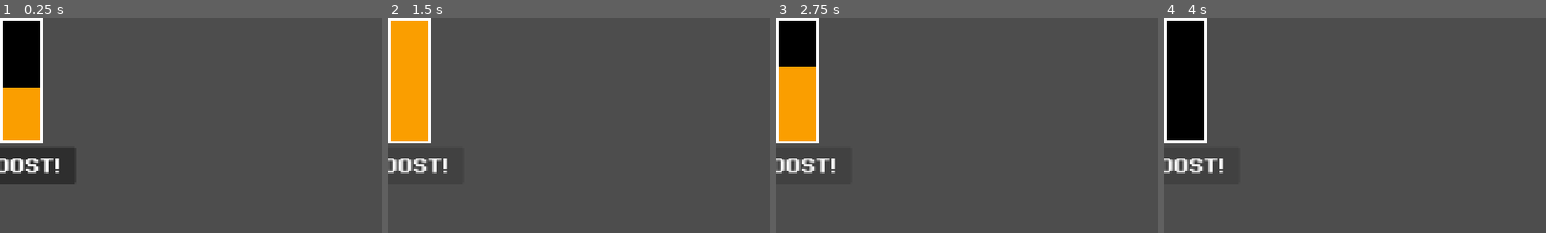
Above: before the commit, frames 1-4 (left to right).
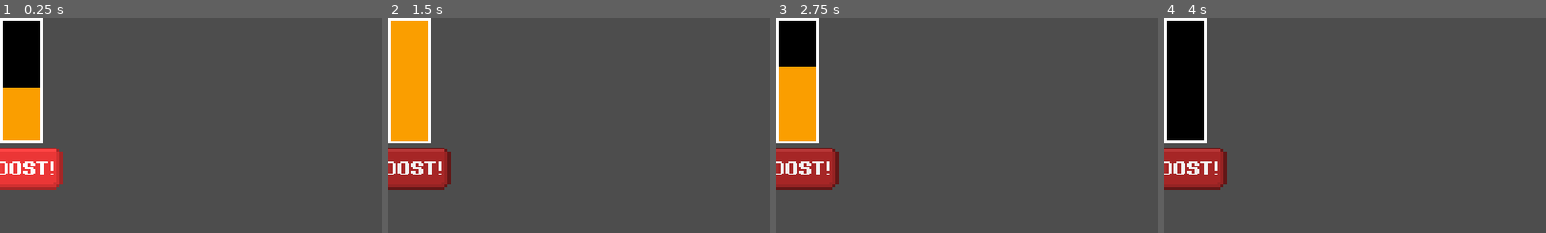
Above: after the commit, the same moments.

Repository: DuneRanger/Very-Serious-GameJam-2026
Game: Godot game, scene res://scenes/game/game_scene/boost_bar/boost_bar.tscn
Two runs of this game, one before a commit and one after it. Both use one fixed random seed, a clock stepped at 60 frames per second and the inputs below. This scene is started directly instead of the project's main scene.
Inputs:
- Up to frame 1 (0.25 s): no input
- Up to frame 2 (1.5 s): click "BOOST!" at 0.5 s; click "BOOST!" at 1.25 s
- Up to frame 3 (2.75 s): click "BOOST!" at 2 s
- Up to frame 4 (4 s): no input
The pictures show only the part of the screen within x 0-50%, y 0-50%; the shares and areas given below are measured in that part.

The runs differ from the first frame. In frame 1, 3.6% of the frame differs, in the area x 0-20%, y 60-80%; in frame 2, 3.1%; in frame 3, 3.1%; in frame 4, 3.1%.

Commit message:
Reorganised folders + added custom button

Diff:
--- a/project.godot
+++ b/project.godot
@@ -13,7 +13,7 @@
 config/name="Very serious roulette game"
 run/main_scene="uid://03e3sabpwkkf"
 config/features=PackedStringArray("4.6", "GL Compatibility")
-config/icon="res://icon.svg"
+config/icon="res://assets/textures/UI/icon.svg"
 
 [audio]
 
@@ -26,12 +26,17 @@
 window/stretch/mode="canvas_items"
 window/stretch/aspect="expand"
 
+[gui]
+
+fonts/name="Very serious "
+
 [physics]
 
 3d/physics_engine="Jolt Physics"
 
 [rendering]
 
+textures/canvas_textures/default_texture_filter=0
 rendering_device/driver.windows="d3d12"
 renderer/rendering_method="gl_compatibility"
 renderer/rendering_method.mobile="gl_compatibility"
--- a/scenes/game/game_scene/boost_bar/boost_bar.tscn
+++ b/scenes/game/game_scene/boost_bar/boost_bar.tscn
@@ -1,7 +1,10 @@
 [gd_scene format=3 uid="uid://bt8dbkjq4nc07"]
 
 [ext_resource type="Script" uid="uid://bunvqjvj7wk3c" path="res://scenes/game/game_scene/boost_bar/boost_bar.gd" id="1_jkqmw"]
+[ext_resource type="Texture2D" uid="uid://cvc70jnauhlmx" path="res://assets/textures/UI/Button.png" id="2_bdtx4"]
 [ext_resource type="FontFile" uid="uid://d0mkojug0pvql" path="res://assets/fonts/PixeloidSans-Bold.otf" id="2_dkw5f"]
+[ext_resource type="Texture2D" uid="uid://bfew31gwarq5w" path="res://assets/textures/UI/ButtonPressed.png" id="4_o21ja"]
+[ext_resource type="Texture2D" uid="uid://wt3wpr6fyrj5" path="res://assets/textures/UI/ButtonHover.png" id="5_owshq"]
 
 [sub_resource type="Animation" id="Animation_kbc8h"]
 length = 0.001
@@ -39,6 +42,15 @@
 &"RESET": SubResource("Animation_kbc8h"),
 &"boost_bar_anim": SubResource("Animation_m8ps1")
 }
+
+[sub_resource type="StyleBoxTexture" id="StyleBoxTexture_bdtx4"]
+texture = ExtResource("2_bdtx4")
+
+[sub_resource type="StyleBoxTexture" id="StyleBoxTexture_y1wug"]
+texture = ExtResource("4_o21ja")
+
+[sub_resource type="StyleBoxTexture" id="StyleBoxTexture_jmoeh"]
+texture = ExtResource("5_owshq")
 
 [node name="boost_bar" type="Node2D" unique_id=917300306]
 script = ExtResource("1_jkqmw")
@@ -97,13 +109,16 @@
 autoplay = &"boost_bar_anim"
 
 [node name="Button" type="Button" parent="." unique_id=67256365]
-offset_left = -56.0
+offset_left = -40.0
 offset_top = 216.0
-offset_right = 127.0
-offset_bottom = 278.0
+offset_right = 104.0
+offset_bottom = 288.0
 theme_override_colors/font_color = Color(1, 1, 1, 1)
 theme_override_fonts/font = ExtResource("2_dkw5f")
-theme_override_font_sizes/font_size = 32
+theme_override_font_sizes/font_size = 29
+theme_override_styles/normal = SubResource("StyleBoxTexture_bdtx4")
+theme_override_styles/pressed = SubResource("StyleBoxTexture_y1wug")
+theme_override_styles/hover = SubResource("StyleBoxTexture_jmoeh")
 text = "BOOST!"
 
 [connection signal="pressed" from="Button" to="." method="_on_button_pressed"]
Binary file added: assets/textures/UI/Button.png
Not shown, added: assets/textures/UI/Button.png.import
Binary file added: assets/textures/UI/ButtonHover.png
Not shown, added: assets/textures/UI/ButtonHover.png.import
Binary file added: assets/textures/UI/ButtonPressed.png
Not shown, changed: assets/textures/UI/ButtonPressed.png.import
Renamed: icon.svg -> assets/textures/UI/icon.svg
Not shown, added: assets/textures/UI/icon.svg.import
